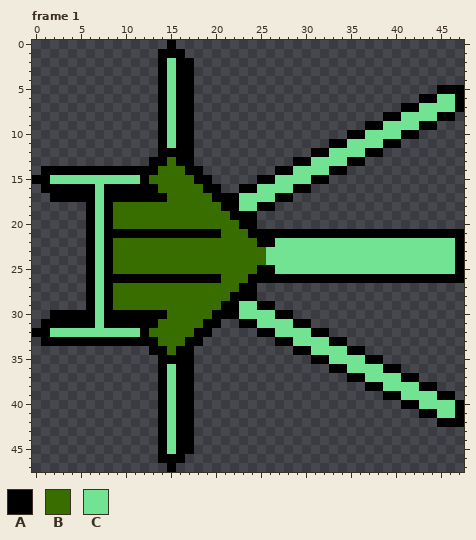
Pixel-art file: Assets/Raw/Sprites/Enemies/Level3X/TripleCannon.aseprite. The picture above was drawn from the file before the commit.
48x48 pixels, 8 frames. Shown: frame 1. The commit also changed other frames, which this record leaves out.
Palette (. is transparent): A #000000  B #386d00  C #71e392
Pixels before, frame 1, first column x 0:
 0 ...............A................................
 1 ..............AAA...............................
 2 ..............ACAA..............................
 3 ..............ACAA..............................
 4 ..............ACAA..............................
 5 ..............ACAA...........................AAA
 6 ..............ACAA.........................AACCA
 7 ..............ACAA.......................AACCCCA
 8 ..............ACAA.....................AACCCCAA.
 9 ..............ACAA...................AACCCCAA...
10 ..............ACAA.................AACCCCAA.....
11 ..............ACAA...............AACCCCAA.......
12 ..............AAAA.............AACCCCAA.........
13 .............AABAA...........AACCCCAA...........
14 .AAAAAAAAAAAAABBBAA........AACCCCAA.............
15 AACCCCCCCCCCABBBBBAA.....AACCCCAA...............
16 .AAAAAACAAAAAABBBBBAA..AACCCCAA.................
17 ..AAAAACAAAAAAABBBBBAAACCCCAA...................
18 ......ACABBBBBBBBBBBBAACCAA.....................
19 ......ACABBBBBBBBBBBBBAAA.......................
20 ......ACABBBBBBBBBBBBBBAA.......................
21 ......ACAAAAAAAAAAAAABBBAAAAAAAAAAAAAAAAAAAAAAAA
22 ......ACABBBBBBBBBBBBBBBBAACCCCCCCCCCCCCCCCCCCCA
23 ......ACABBBBBBBBBBBBBBBBBCCCCCCCCCCCCCCCCCCCCCA
24 ......ACABBBBBBBBBBBBBBBBBCCCCCCCCCCCCCCCCCCCCCA
25 ......ACABBBBBBBBBBBBBBBBAACCCCCCCCCCCCCCCCCCCCA
26 ......ACAAAAAAAAAAAAABBBAAAAAAAAAAAAAAAAAAAAAAAA
27 ......ACABBBBBBBBBBBBBBAA.......................
28 ......ACABBBBBBBBBBBBBAAA.......................
29 ......ACABBBBBBBBBBBBAACCAA.....................
30 ..AAAAACAAAAAAABBBBBAAACCCCAA...................
31 .AAAAAACAAAAAABBBBBAA..AACCCCAA.................
32 AACCCCCCCCCCABBBBBAA.....AACCCCAA...............
33 .AAAAAAAAAAAAABBBAA........AACCCCAA.............
34 .............AABAA...........AACCCCAA...........
35 ..............AAAA.............AACCCCAA.........
36 ..............ACAA...............AACCCCAA.......
37 ..............ACAA.................AACCCCAA.....
38 ..............ACAA...................AACCCCAA...
39 ..............ACAA.....................AACCCCAA.
40 ..............ACAA.......................AACCCCA
41 ..............ACAA.........................AACCA
42 ..............ACAA...........................AAA
43 ..............ACAA..............................
44 ..............ACAA..............................
45 ..............ACAA..............................
46 ..............AAA...............................
47 ...............A................................
Once edited:
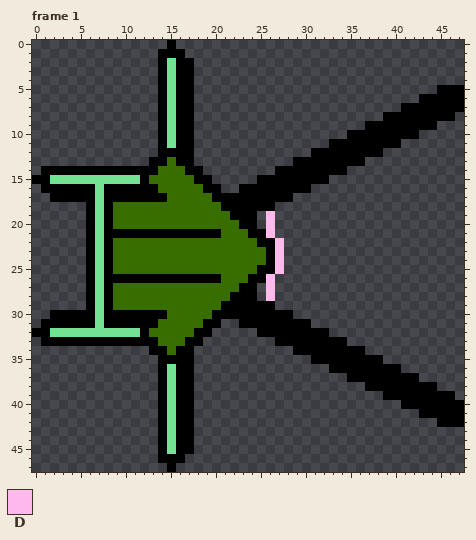
Colours new in this view: D #ffbaeb
Edits made:
Frame 1:
y 6: x 45..46 CC -> AA
y 7: x 43..46 CCCC -> AAAA
y 8: x 41..44 CCCC -> AAAA
y 9: x 39..42 CCCC -> AAAA
y 10: x 37..40 CCCC -> AAAA
y 11: x 35..38 CCCC -> AAAA
y 12: x 33..36 CCCC -> AAAA
y 13: x 31..34 CCCC -> AAAA
y 14: x 29..32 CCCC -> AAAA
y 15: x 27..30 CCCC -> AAAA
y 16: x 25..28 CCCC -> AAAA
y 17: x 23..26 CCCC -> AAAA
y 18: x 23..24 CC -> AA
y 19..20: x 26 . -> D
y 21: x 26..47 AAAAAAAAAAAAAAAAAAAAAA -> D.....................
y 22: x 27..47 CCCCCCCCCCCCCCCCCCCCA -> D....................
y 23..24: x 26..47 CCCCCCCCCCCCCCCCCCCCCA -> AD....................
y 25: x 27..47 CCCCCCCCCCCCCCCCCCCCA -> D....................
y 26: x 26..47 AAAAAAAAAAAAAAAAAAAAAA -> D.....................
y 27..28: x 26 . -> D
y 29: x 23..24 CC -> AA
y 30: x 23..26 CCCC -> AAAA
y 31: x 25..28 CCCC -> AAAA
y 32: x 27..30 CCCC -> AAAA
y 33: x 29..32 CCCC -> AAAA
y 34: x 31..34 CCCC -> AAAA
y 35: x 33..36 CCCC -> AAAA
y 36: x 35..38 CCCC -> AAAA
y 37: x 37..40 CCCC -> AAAA
y 38: x 39..42 CCCC -> AAAA
y 39: x 41..44 CCCC -> AAAA
y 40: x 43..46 CCCC -> AAAA
y 41: x 45..46 CC -> AA
